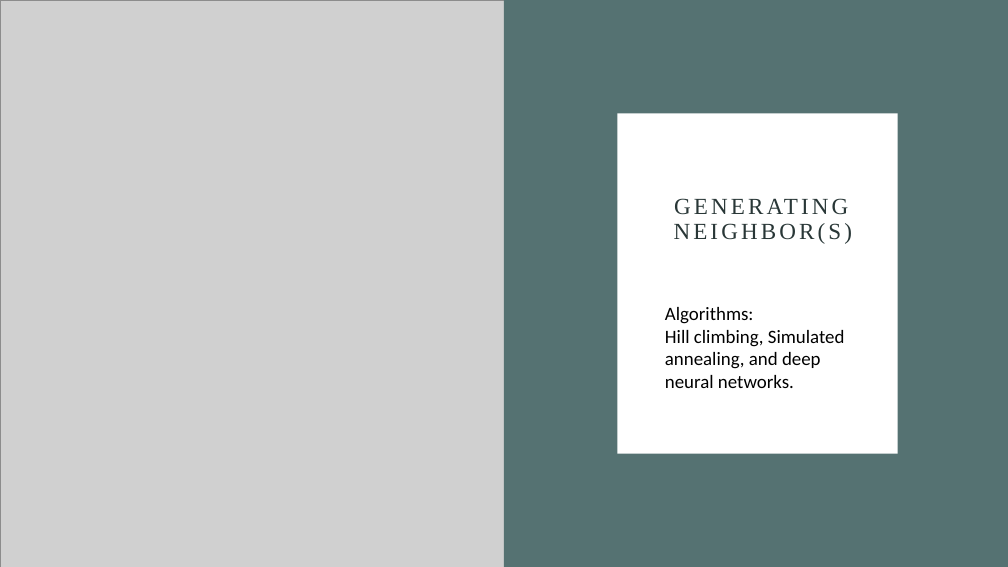
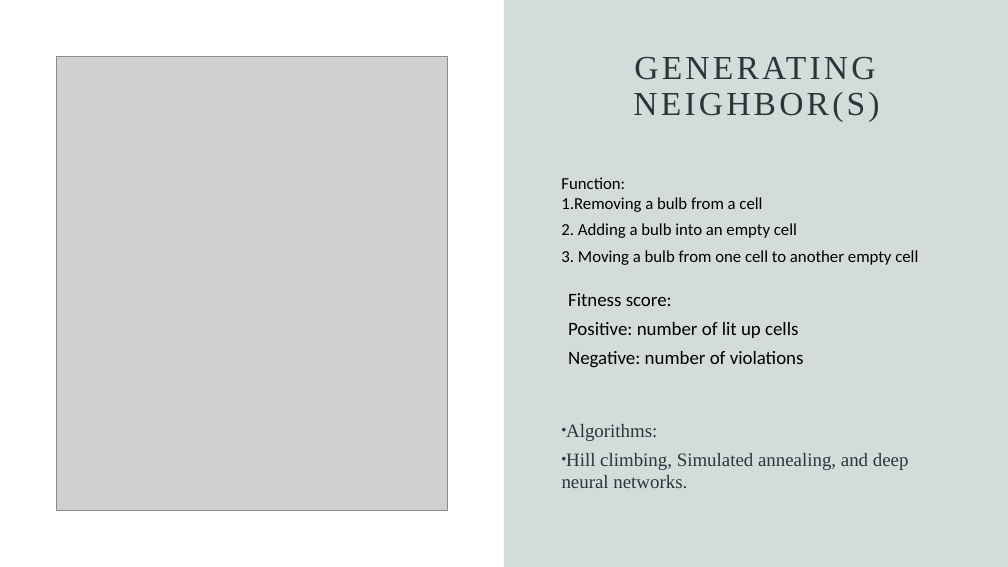
Before and after one commit to JSLBrowning/COMP-6606-Final-Project, a slide deck: slide 4 of Presentation/COMP6600_Final.pptx. Drawn at 1008x567 pixels with LibreOffice and Linux fonts; fonts in the diff are those of the drawing; grey boxes stand for pictures. Boxes give left, top, right and bottom in pixels: in the first picture for what was removed or moved away, otherwise in the second. Text is boxed around its words. In the diff, an @@ line names an element or a change of style, - is before the commit and + after.

```diff
--- a/Presentation/COMP6600_Final.pptx
+++ b/Presentation/COMP6600_Final.pptx
@@ rectangle at <box>504,0,1008,567</box>: fill #557272 to #557272 at 25% opacity @@
@@ picture: place and size @@
-picture at <box>0,0,504,567</box>
+picture at <box>57,57,448,510</box>
@@ title "GENERATING NEIGHBOR(S)": place and size @@
-title "GENERATING NEIGHBOR(S)" at <box>674,223,853,244</box>
+title "GENERATING NEIGHBOR(S)" at <box>633,57,879,122</box>
@@ title "GENERATING NEIGHBOR(S)" at <box>633,57,879,122</box>: size 22 to 32 pt @@
@@ rectangle removed at <box>618,113,898,454</box> @@
@@ text added at <box>561,177,918,265</box>, 16 pt, text #000000 @@
+Function:
+1.Removing a bulb from a cell
+2. Adding a bulb into an empty cell
+3. Moving a bulb from one cell to another empty cell
@@ text added at <box>568,293,804,368</box>, 18 pt, text #000000 @@
+Fitness score:
+Positive: number of lit up cells
+Negative: number of violations
@@ text "Algorithms:": place and size @@
-text "Algorithms:" at <box>665,307,845,388</box>
+text "Algorithms:" at <box>562,424,909,488</box>
@@ text "Algorithms:" at <box>562,424,909,488</box>: font Calibri to Times New Roman, text colour #000000 to #293737; bullet none to •; more space between paragraphs @@
```
Also in this commit, not shown: 2 other slides changed, 2 slides added.
